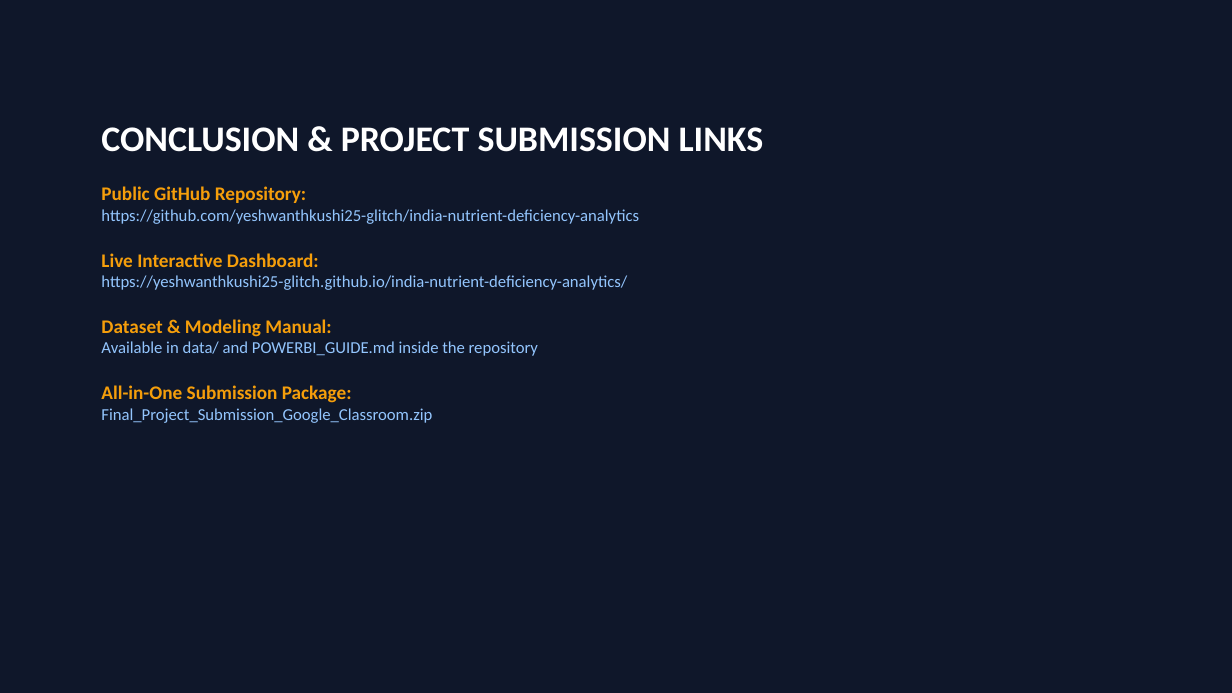
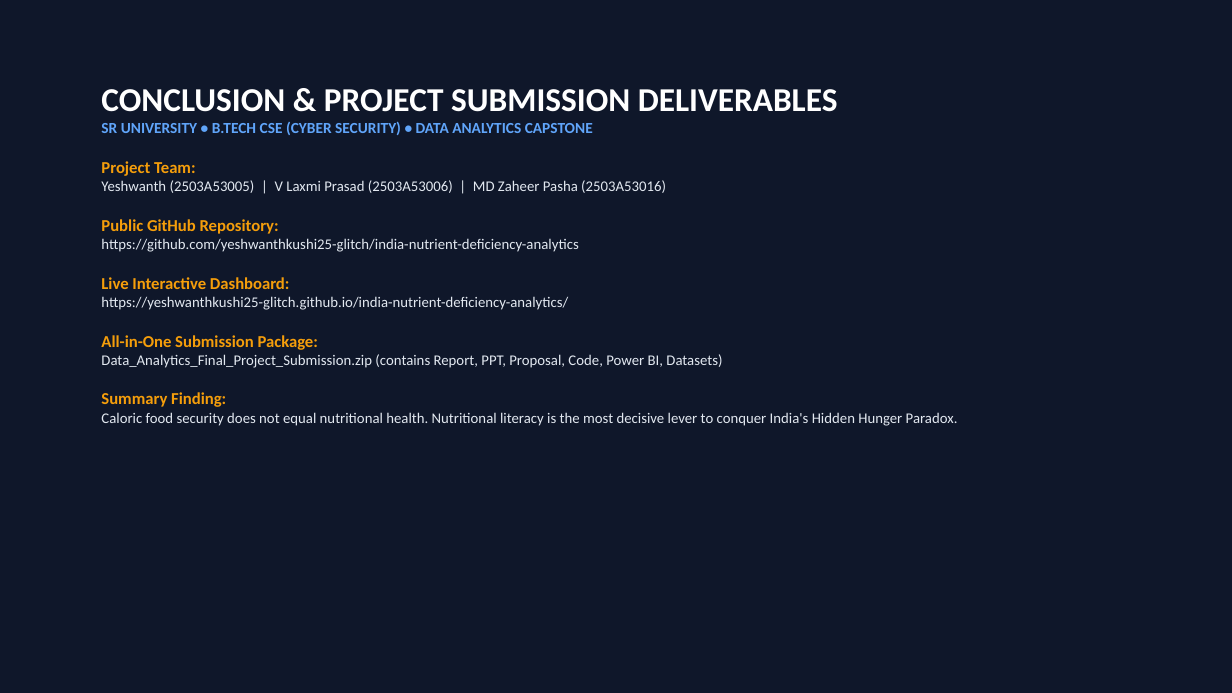
Before and after one commit to yeshwanthkushi25-glitch/india-nutrient-deficiency-analytics, a slide deck: slide 12 of google_classroom_submission/Project_PPT.pptx (slide 11 before the commit). Drawn at 1232x693 pixels with LibreOffice and Linux fonts; fonts in the diff are those of the drawing. Boxes give left, top, right and bottom in pixels: in the first picture for what was removed or moved away, otherwise in the second. Text is boxed around its words. In the diff, an @@ line names an element or a change of style, - is before the commit and + after.

Commit message:
feat: upgrade Power BI Dashboard (DIY Lab template), presentation PPT (visual slides & charts), and project report (embedded figures)

```diff
--- a/google_classroom_submission/Project_PPT.pptx
+++ b/google_classroom_submission/Project_PPT.pptx
@@ text "CONCLUSION & PROJECT SUBMISSION DELIVERABLES": place and size @@
-text "CONCLUSION & PROJECT SUBMISSION DELIVERABLES" at (101, 127, 764, 423)
+text "CONCLUSION & PROJECT SUBMISSION DELIVERABLES" at (101, 89, 958, 426)
@@ text at (101, 89, 838, 193): text changed; size 28 to 11.5 pt; text colour #FFFFFF to #E2E8F0 @@
-CONCLUSION & PROJECT SUBMISSION LINKS
+CONCLUSION & PROJECT SUBMISSION DELIVERABLES
+SR UNIVERSITY • B.TECH CSE (CYBER SECURITY) • DATA ANALYTICS CAPSTONE
+Project Team:
+Yeshwanth (2503A53005) | V Laxmi Prasad (2503A53006) | MD Zaheer Pasha (2503A53016)
@@ text at (101, 219, 578, 350): size 15 to 13 pt in "Public GitHub Repository:", "Live Interactive Dashboard:", "All-in-One Submission Package:"; size 13 to 11.5 pt, text colour #93C5FD to #E2E8F0 in "https://github.com/yeshwanthkushi25-glitch/india-nutrient-de ...", "https://yeshwanthkushi25-glitch.github.io/india-nutrient-def ..." @@
@@ text at (101, 319, 538, 356): paragraphs removed @@
-Dataset & Modeling Manual:
-Available in data/ and POWERBI_GUIDE.md inside the repository
@@ text at (101, 354, 958, 426): text changed; size 13 to 11.5 pt; text colour #93C5FD to #E2E8F0 @@
-Final_Project_Submission_Google_Classroom.zip
+Data_Analytics_Final_Project_Submission.zip (contains Report, PPT, Proposal, Code, Power BI, Datasets)
+Summary Finding:
+Caloric food security does not equal nutritional health. Nutritional literacy is the most decisive lever to conquer India's Hidden Hunger Paradox.
```
Also in this commit, not shown: 3 other slides changed, 8 slides added, 7 slides removed, 9 other files.
